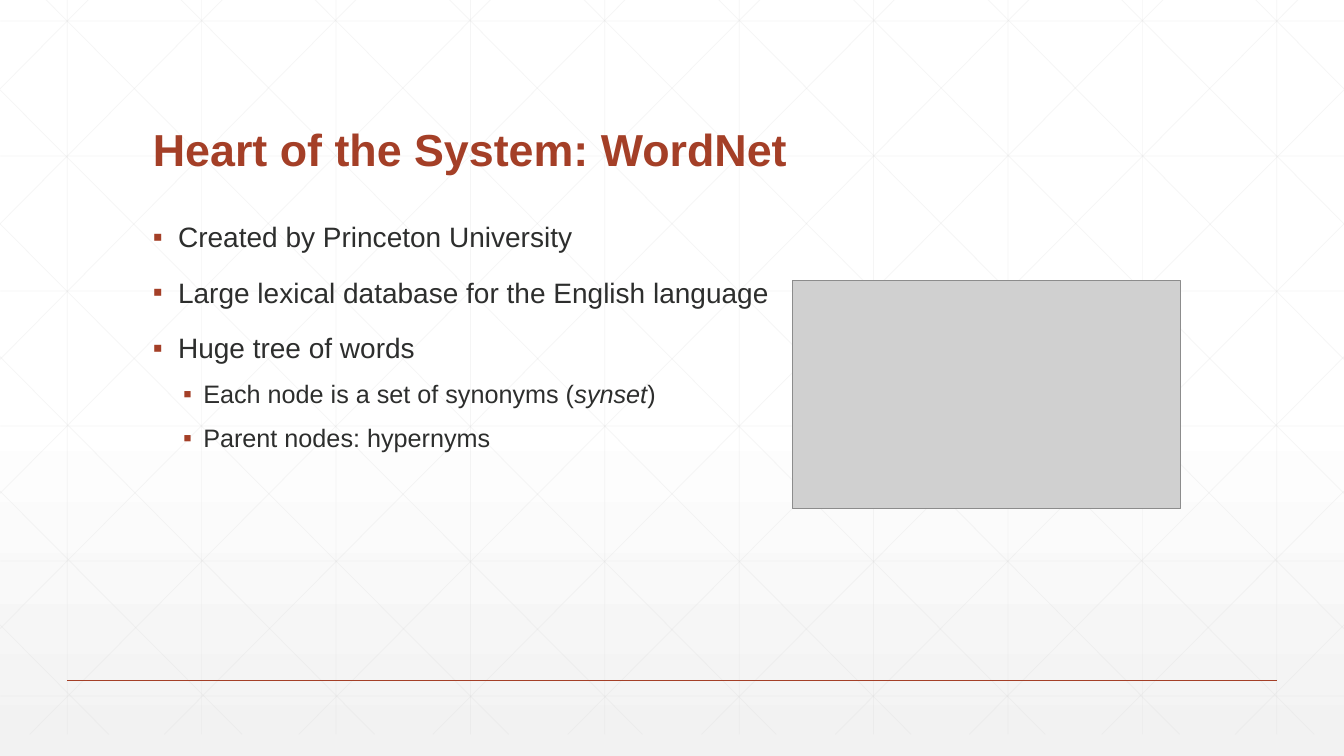
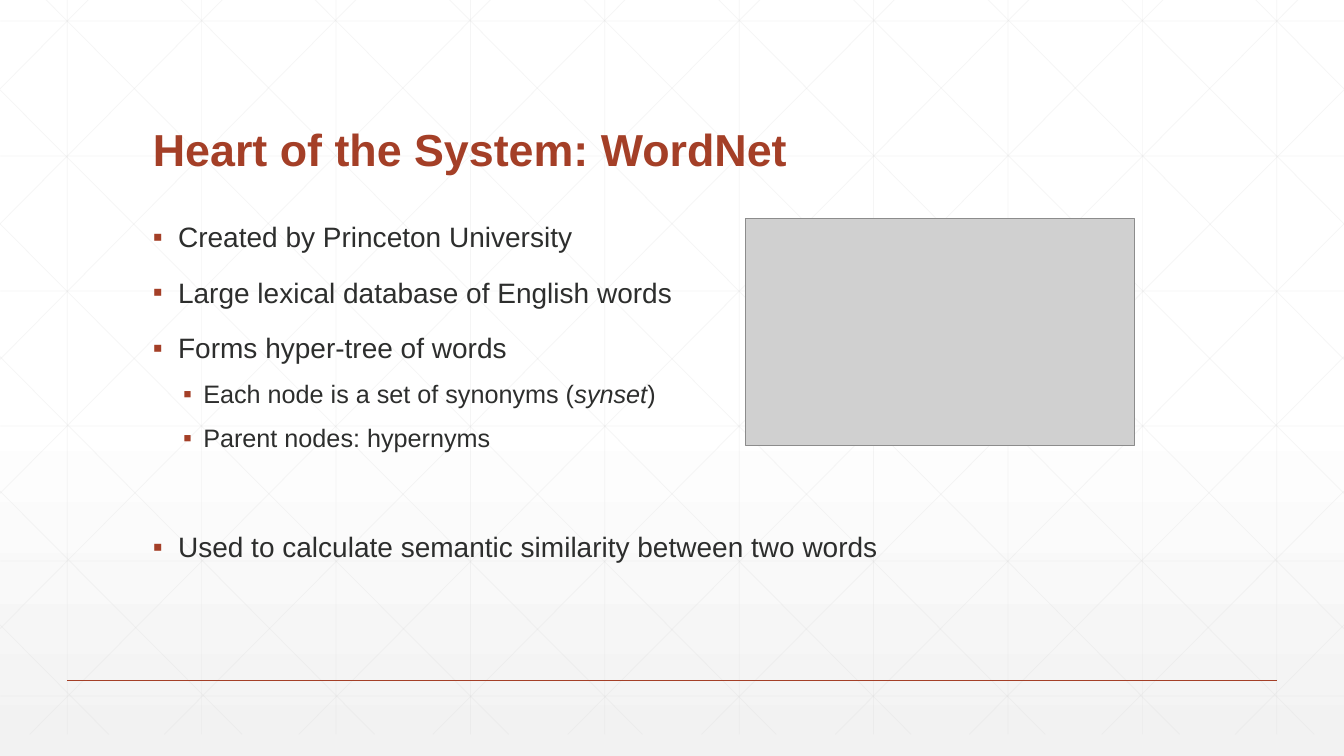
Before and after one commit to BaronKhan/VoiceRecognitionRPG, a slide deck: slide 11 of presentation/presentation.pptx. Drawn at 1344x756 pixels with LibreOffice and Linux fonts; fonts in the diff are those of the drawing; grey boxes stand for pictures. Boxes give left, top, right and bottom in pixels: in the first picture for what was removed or moved away, otherwise in the second. Text is boxed around its words. In the diff, an @@ line names an element or a change of style, - is before the commit and + after.

```diff
--- a/presentation/presentation.pptx
+++ b/presentation/presentation.pptx
@@ picture: place and size @@
-picture at [792, 281, 1182, 509]
+picture at [746, 219, 1135, 447]
@@ text at [178, 282, 672, 363]: text changed @@
-▪ Large lexical database for the English language
-▪ Huge tree of words
+▪ Large lexical database of English words
+▪ Forms hyper-tree of words
@@ text at [178, 536, 878, 562]: paragraph added @@
+▪ Used to calculate semantic similarity between two words
```
Also in this commit, not shown: 5 other slides changed, 1 slide added, 2 other files.
